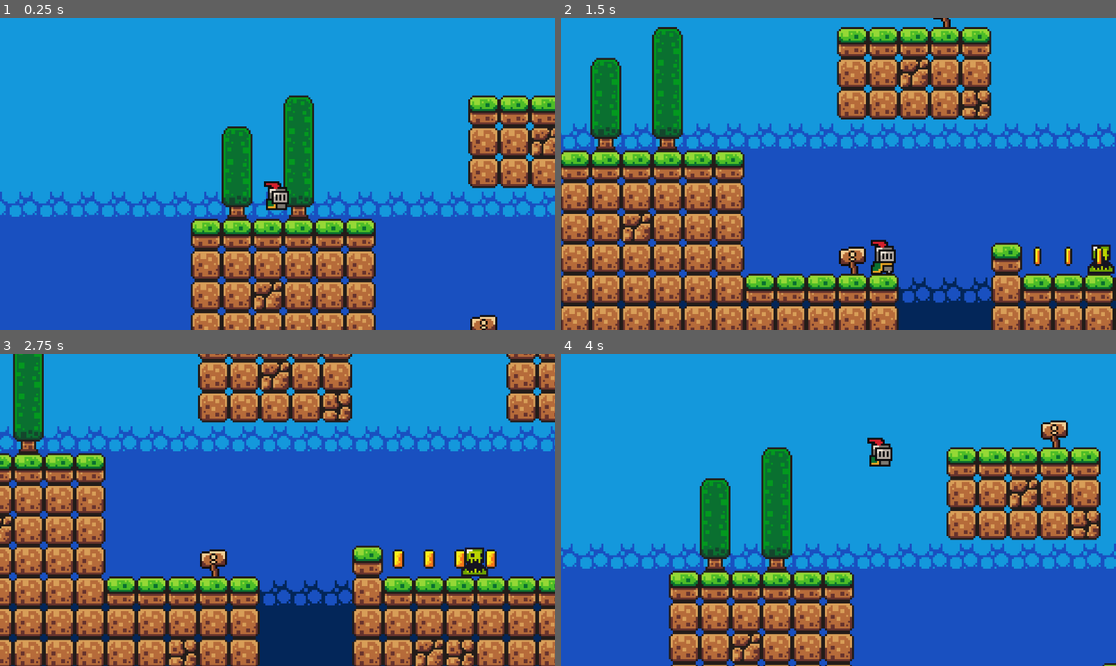
Above: before the commit, frames 1-4 (two rows, left to right).
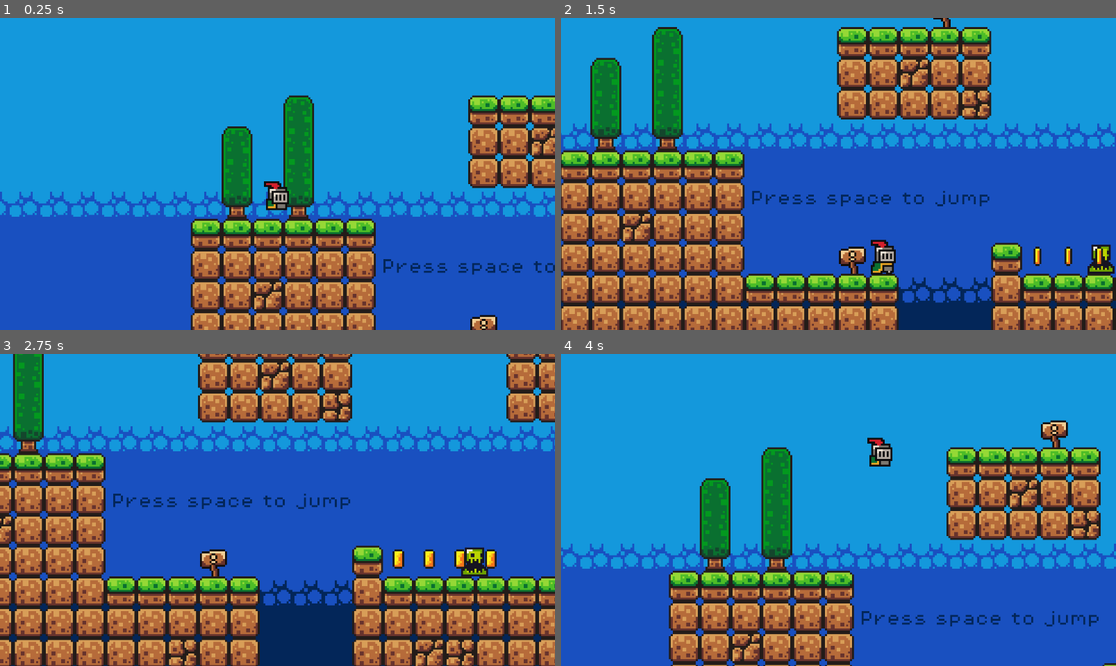
Above: after the commit, the same moments.

Repository: vinivosh/learning-godot
Game: Godot game, scene res://scenes/game.tscn
The game is run twice, just before and just after one commit, with the same random seed, the same clock (stepped at 60 frames per second) and the same inputs.
Inputs:
- Up to frame 1 (0.25 s): no input
- Up to frame 2 (1.5 s): tap Space (jump) at 0.5, 0.6, 0.77, 1.07, 1.25, 1.35 s; hold Right (move_right) from 0.53 s (still down)
- Up to frame 3 (2.75 s): tap Space (jump) at 1.52, 1.82, 2, 2.1 s; release Right (move_right) at 2.03 s; hold Left (move_left) from 2.03 s (still down)
- Up to frame 4 (4 s): tap Space (jump) at 2.75, 2.85, 3.02, 3.32, 3.5, 3.6, 3.77 s; release Left (move_left) at 2.78 s; hold Right (move_right) from 2.78 s (still down)

The runs differ from the first frame. In frame 1, 0.4% of the frame differs, in the area x 69-100%, y 77-83%; in frame 2, 0.5%; in frame 3, 0.5%; in frame 4, 0.5%, in the area x 54-97%, y 82-88%.

Commit message:
✨ Add in-world text with instructions

Diff:
--- a/brackeys_plataformer/scenes/game.tscn
+++ b/brackeys_plataformer/scenes/game.tscn
@@ -7,6 +7,7 @@
 [ext_resource type="PackedScene" uid="uid://dahqkwokwgwew" path="res://scenes/killzone.tscn" id="5_iywne"]
 [ext_resource type="PackedScene" uid="uid://5s53l0yluts5" path="res://scenes/enemy_slime_green.tscn" id="6_p57ef"]
 [ext_resource type="Script" uid="uid://ci6egf2v1a8vm" path="res://scenes/enemy_slime_green.gd" id="7_u5sy4"]
+[ext_resource type="FontFile" uid="uid://h62h02bu51hi" path="res://assets/fonts/PixelOperator8.ttf" id="8_gee14"]
 
 [sub_resource type="TileSetAtlasSource" id="TileSetAtlasSource_lnu2h"]
 texture = ExtResource("2_yqjtg")
@@ -331,3 +332,35 @@
 [node name="Enemy-Slime-Green" parent="." unique_id=615556331 instance=ExtResource("6_p57ef")]
 position = Vector2(300, 97)
 script = ExtResource("7_u5sy4")
+
+[node name="Text_In_World" type="Node" parent="." unique_id=1385598762]
+
+[node name="Tip-Jump" type="Label" parent="Text_In_World" unique_id=1181300086]
+offset_left = 54.0
+offset_top = 54.0
+offset_right = 179.0
+offset_bottom = 62.0
+theme_override_colors/font_color = Color(0.011764706, 0.14901961, 0.34901962, 1)
+theme_override_fonts/font = ExtResource("8_gee14")
+theme_override_font_sizes/font_size = 8
+text = "Press space to jump"
+
+[node name="Tip-Falling" type="Label" parent="Text_In_World" unique_id=533092931]
+offset_left = 442.0
+offset_top = 69.0
+offset_right = 532.0
+offset_bottom = 77.0
+theme_override_colors/font_color = Color(0.011764706, 0.14901961, 0.34901962, 1)
+theme_override_fonts/font = ExtResource("8_gee14")
+theme_override_font_sizes/font_size = 8
+text = "Falling hurts…"
+
+[node name="Tip-Close-To-End" type="Label" parent="Text_In_World" unique_id=1217081737]
+offset_left = 691.0
+offset_top = 69.0
+offset_right = 781.0
+offset_bottom = 77.0
+theme_override_colors/font_color = Color(0.011764706, 0.14901961, 0.34901962, 1)
+theme_override_fonts/font = ExtResource("8_gee14")
+theme_override_font_sizes/font_size = 8
+text = "Almost there!"
